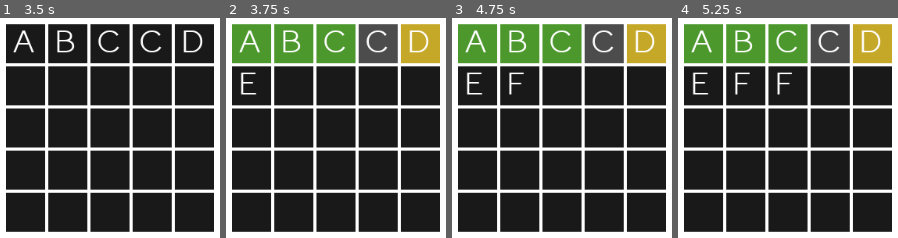
Above: before the commit, frames 1-4 (left to right).
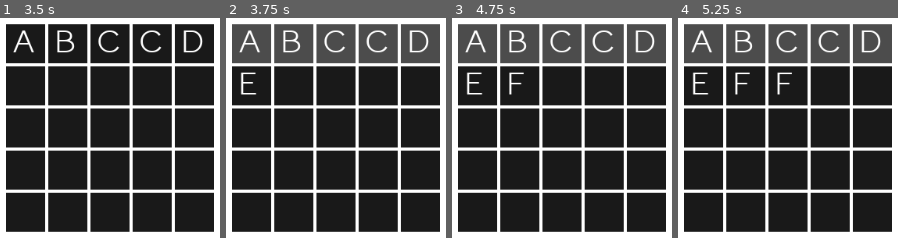
Above: after the commit, the same moments.

Repository: jackmcguinness/CrossWordle
Game: Godot game, scene res://Scenes/MainScene.tscn
The game is run twice, just before and just after one commit, with the same random seed, the same clock (stepped at 60 frames per second) and the same inputs.
Inputs:
- Up to frame 1 (3.5 s): tap Enter (Enter) at 0.5, 2 s; hold A (A) 0.53-1.28 s; tap B (B) at 0.8, 1.35 s; tap Space at 1.25, 2.75 s; hold Backspace (BackSpace) 1.28-2.03 s; tap C (C) at 1.55 s; hold C (C) 2.03-2.78 s; tap D (D) at 2.3, 2.85 s; tap E (E) at 3.05 s
- Up to frame 2 (3.75 s): tap Enter (Enter) at 3.5 s; hold Backspace (BackSpace) from 3.53 s (still down); hold E (E) from 3.53 s (still down)
- Up to frame 3 (4.75 s): keep holding Backspace (BackSpace); tap Enter (Enter) at 3.8, 4.35 s; tap Space at 4.25 s; release E (E) at 4.28 s; tap F (F) at 4.55 s
- Up to frame 4 (5.25 s): keep holding Backspace (BackSpace); hold F (F) from 5.03 s (still down)

Frame 1 is identical in both runs. In frame 2, 12% of the frame differs, in the area x 2-98%, y 2-21%; in frame 3, 12%; in frame 4, 12%.

Commit message:
We have Wordle! Issue with making letters yellow is now fixed and the code has been cleaned up a touch. We now have a functional version of wordle, but without a randomised word.

Diff:
--- a/Scripts/Data.gd
+++ b/Scripts/Data.gd
@@ -1,7 +1,7 @@
 extends Node
 
 var guess_n : int = 0 #gets incremented for each guess
-var answer : String = "ABCDE"
+var answer : String = "OLIVE"
 
 func _ready():
 	#capitalises answer to match capitalised letter inputs.
--- a/Scripts/LetterBox.gd
+++ b/Scripts/LetterBox.gd
@@ -4,7 +4,6 @@
 var yellow = Color(0.78, 0.66, 0.16, 1)
 var green  = Color(0.3, 0.6, 0.18, 1)
 var grey   = Color(0.3, 0.3, 0.3, 1)
-
 
 
 func _ready():
@@ -26,3 +25,9 @@
 
 func set_colour_grey():
 	$Colour.color = grey
+
+func is_letterbox_green():
+	if $Colour.color == green:
+		return true
+	else:
+		return false
--- a/Scripts/Row.gd
+++ b/Scripts/Row.gd
@@ -53,68 +53,39 @@
 
 func compare_letters():
 
+	#First loop checks for greens and sets all other letterboxes grey:
 	for n in DATA.answer.length():
 		var guessed_letter_n : String = guessed_word.substr(n, 1)
 		var answer_letter_n  : String = DATA.answer.substr(n, 1)
 		var letterbox_n      : Node = get_node("LetterBox" + str(n+1))
 
-
-
 		#If guessed letter is in the correct place:
 		if guessed_letter_n == answer_letter_n:
 			letterbox_n.set_colour_green()
-
-		#If letter appears in word, but is in the wrong place
-		elif (guessed_letter_n != answer_letter_n
-			and guessed_letter_n in DATA.answer):
-
-				#Create substring of guessed_word from 0 to n.
-				var guess_substring : String = guessed_word.substr(0, n+1)
-
-				#Count number of times letter occurs in substring
-				var letter_count = guess_substring.count(guessed_letter_n, 0)
-
-				#Compare against answer - set yellow or grey accordingly
-				if letter_count <= DATA.answer.count(guessed_letter_n, 0):
-					letterbox_n.set_colour_yellow()
-				else:
-					letterbox_n.set_colour_grey()
-
-
-#		BELOW DOESN'T QUITE WORK YET!!!
-#		If a letter is guessed BEFORE the correct place, it will colour yellow
-#		regardless of if the letter is also guessed correctly and turns green.
-#		e.g: for answer ABCDE, if guessed CCCCC, the first C will turn yellow
-#		and the third will turn green.
-#
-#		SOLUTION: WI think we need to check for greens in a seperate loop before
-#		yellows. Then before we colour a box yellow, we can check to see how
-#		many of this letetr are coloured green, and then change the compare if to
-#
-#		if letter_count + (no. greens for this letter) <= DATA.answer.count(guessed_letter_n, 0):
-#			turn yellow
-#
-#
-#
-##		#SOLUTION THAT WILL WORK:
-##		1) Create a substring of guessed_word at from 0 to n (e.g. Godot will have substrs
-##		G, GO, GOD, GODO, GODOT).
-##		2) Then for each substr, count the number of times
-##		guessed_letter_n appears.
-##		3) Count the number of times guessed_letter_n appears in answer.
-##		4) if (2) <= (3), colour yellow. Otherwise colour grey.
-
-
 		else:
 			letterbox_n.set_colour_grey()
 
+	#Second loop checks for yellows and overwrites grey with yellow:
+	for n in DATA.answer.length():
+		var guessed_letter_n : String = guessed_word.substr(n, 1)
+		var answer_letter_n  : String = DATA.answer.substr(n, 1)
+		var letterbox_n      : Node = get_node("LetterBox" + str(n+1))
 
+		#If letter appears in word, but is in the wrong place
+		if (guessed_letter_n != answer_letter_n
+			and guessed_letter_n in DATA.answer):
+				#If letter only appears once, check if it is already green
+				#(i.e. is it already in the correct place), and set grey if so.
+				#Otherwise, letter is in the answer but not in the correct
+				#place - so set to yellow.
 
-#
-#func populate_letter_dictionary():
-#	for n in DATA.answer.length():
-#		var letter_n : String = guessed_word.substr(n, 1)
-#		update_letter_dict(letter_n)
+				var ans_letter_pos = DATA.answer.find(guessed_letter_n, 0)
+				var letterbox_name = "LetterBox" + str(ans_letter_pos + 1)
+
+				if get_node(letterbox_name).is_letterbox_green():
+					letterbox_n.set_colour_grey()
+				else:
+					letterbox_n.set_colour_yellow()
 
 func get_input_letter(event):
 	#This func is here to call in place of using event.get_text() elsewhere.
@@ -147,46 +118,6 @@
 		return false
 	else:
 		print("ERROR: Guessed word has more letters than LetterBoxes!")
-
-
-#func initialise_letter_dictionary():
-#	#This function sets up the letter dictionary, where the value for each key
-#	#is the number of times the letter appears in the guessed word.
-#	#
-#	#The below list is necessary to declare the dictionary keys (A-Z).
-#	#This function can be called to reset the values, but the dict can also be
-#	#looped through.
-#	#letter_count.size() can be used to get/set size if necessary.
-#
-#	letter_count["A"] = 0
-#	letter_count["B"] = 0
-#	letter_count["C"] = 0
-#	letter_count["D"] = 0
-#	letter_count["E"] = 0
-#	letter_count["F"] = 0
-#	letter_count["G"] = 0
-#	letter_count["H"] = 0
-#	letter_count["I"] = 0
-#	letter_count["J"] = 0
-#	letter_count["K"] = 0
-#	letter_count["L"] = 0
-#	letter_count["M"] = 0
-#	letter_count["N"] = 0
-#	letter_count["O"] = 0
-#	letter_count["P"] = 0
-#	letter_count["Q"] = 0
-#	letter_count["R"] = 0
-#	letter_count["S"] = 0
-#	letter_count["T"] = 0
-#	letter_count["U"] = 0
-#	letter_count["V"] = 0
-#	letter_count["W"] = 0
-#	letter_count["X"] = 0
-#	letter_count["Y"] = 0
-#	letter_count["Z"] = 0
-#
-#func update_letter_dict(var letter_to_update : String):
-#	letter_count[letter_to_update] += 1
 
 func is_input_a_letter(var input : InputEvent):
 	#The letter inputs are hardcoded here for safety.
